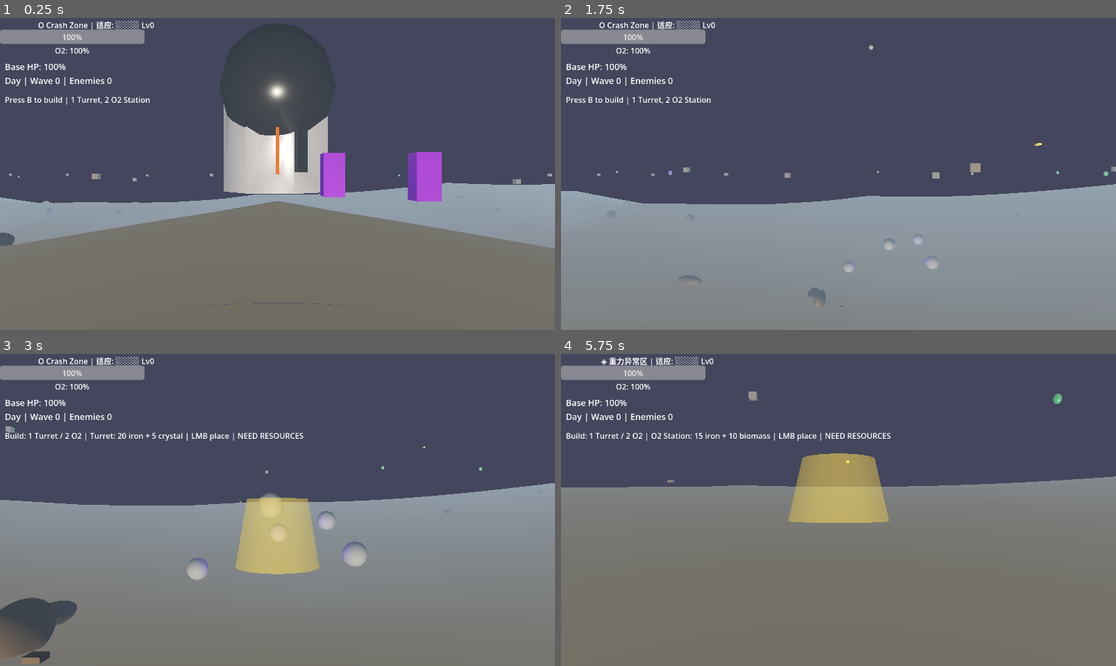
Above: before the commit, frames 1-4 (two rows, left to right).
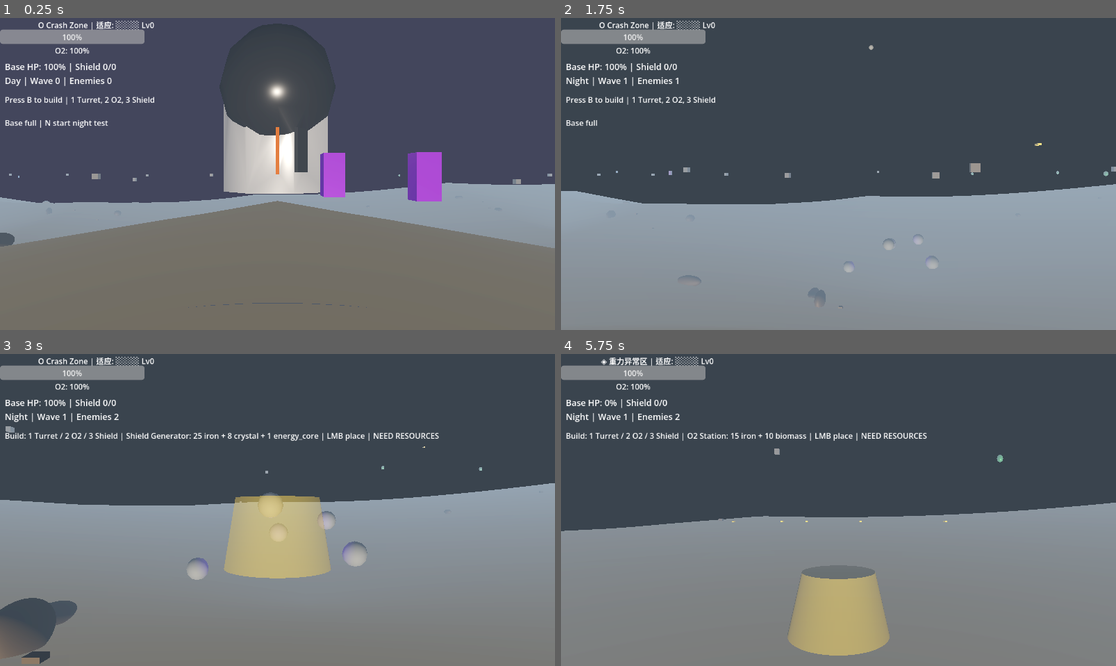
Above: after the commit, the same moments.

Repository: qnctx/star-abyss-game
Game: Godot game, scene res://scenes/main.tscn
Same seed, same stepped clock (60 frames per second), same inputs: the game is played once before the commit and once after it.
Inputs (mouse positions are in pixels of both pictures, inside the frame that each line leads up to):
- Up to frame 1 (0.25 s): no input
- Up to frame 2 (1.75 s): tap B (build_mode) at 0.5 s; move the mouse to (866, 174) at 0.52 s; hold B (build_mode) 0.53-1.28 s; hold W (move_forward) from 0.53 s (still down); click (866, 174) at 0.67 s; tap Space (jump) at 0.77, 1.52 s; tap E (interact) at 0.8, 1.35 s; move the mouse to (810, 174) at 1.27 s; tap N (night_test, bound only after the commit) at 1.55 s
- Up to frame 3 (3 s): keep holding W (move_forward); tap B (build_mode) at 2 s; move the mouse to (288, 503) at 2.02 s; hold N (night_test, bound only after the commit) 2.03-2.78 s; tap 3 at 2.3, 2.85 s; move the mouse to (271, 516) at 2.77 s; click (271, 516) at 2.92 s
- Up to frame 4 (5.75 s): keep holding W (move_forward); tap Space (jump) at 3.02, 3.77, 4.52 s; tap 2 at 3.05, 3.6 s; move the mouse to (877, 513) at 3.52 s; hold B (build_mode) 3.53-4.28 s; move the mouse to (794, 506) at 4.27 s; tap B (build_mode) at 4.35 s; tap E (interact) at 4.55 s; move the mouse to (844, 510) at 5.02 s; hold N (night_test, bound only after the commit) from 5.03 s (still down); tap Ctrl (crouch) at 5.1 s; click (844, 510) at 5.17 s

The runs differ from the first frame. In frame 1, 0.3% of the frame differs, in the area x 0-28%, y 14-36%; in frame 2, 0.5%; in frame 3, 2.4%; in frame 4, 52%, in the area x 0-100%, y 12-100%.

Commit message:
Add base repair and shield defense loop

Diff:
--- a/src/project.godot
+++ b/src/project.godot
@@ -118,3 +118,8 @@
 "events": [Object(InputEventKey,"resource_local_to_scene":false,"resource_name":"","device":-1,"window_id":0,"alt_press …(191 unchanged characters)…
 ]
 }
+night_test={
+"deadzone": 0.2,
+"events": [Object(InputEventKey,"resource_local_to_scene":false,"resource_name":"","device":-1,"window_id":0,"alt_pressed":false,"shift_pressed":false,"ctrl_pressed":false,"meta_pressed":false,"pressed":false,"keycode":0,"physical_keycode":78,"key_label":0,"unicode":110,"location":0,"echo":false,"script":null)
+]
+}
--- a/src/scenes/main.tscn
+++ b/src/scenes/main.tscn
@@ -11,6 +11,7 @@
 [ext_resource type="Script" path="res://scripts/teleport_manager.gd" id="16_teleport_manager"]
 [ext_resource type="Script" path="res://scripts/build_manager.gd" id="18_build_manager"]
 [ext_resource type="Script" path="res://scripts/combat_hud.gd" id="19_combat_hud"]
+[ext_resource type="Script" path="res://scripts/base_interaction.gd" id="20_base_interaction"]
 
 [sub_resource type="Environment" id="Environment_main"]
 background_mode = 1
@@ -231,3 +232,6 @@
 
 [node name="BuildManager" type="Node3D" parent="."]
 script = ExtResource("18_build_manager")
+
+[node name="BaseInteraction" type="Node" parent="."]
+script = ExtResource("20_base_interaction")
--- /dev/null
+++ b/src/scripts/base_interaction.gd
@@ -0,0 +1,48 @@
+extends Node
+
+const REPAIR_RADIUS: float = 5.0
+
+
+func _input(event: InputEvent) -> void:
+	if _is_night_test_pressed(event):
+		if GameManager.force_start_night():
+			get_viewport().set_input_as_handled()
+		return
+
+	if _is_interact_pressed(event) and is_player_near_base():
+		if GameManager.repair_base():
+			get_viewport().set_input_as_handled()
+
+
+func is_player_near_base() -> bool:
+	var player := get_tree().get_first_node_in_group("player") as Node3D
+	if not player:
+		return false
+
+	var player_pos := player.global_position
+	var base_pos := WorldGenerator.base_position
+	player_pos.y = 0.0
+	base_pos.y = 0.0
+	return player_pos.distance_to(base_pos) <= REPAIR_RADIUS
+
+
+func get_repair_hint() -> String:
+	if not is_player_near_base():
+		return ""
+	if GameManager.base_health >= GameManager.MAX_BASE_HEALTH:
+		return "Base full"
+	if GameManager.can_repair_base():
+		return "Near base: E repair (%s)" % GameManager.get_base_repair_cost_text()
+	return "Need %s to repair base" % GameManager.get_base_repair_cost_text()
+
+
+func _is_interact_pressed(event: InputEvent) -> bool:
+	return event.is_action_pressed("interact") or _is_physical_key_pressed(event, KEY_E)
+
+
+func _is_night_test_pressed(event: InputEvent) -> bool:
+	return event.is_action_pressed("night_test") or _is_physical_key_pressed(event, KEY_N)
+
+
+func _is_physical_key_pressed(event: InputEvent, keycode: Key) -> bool:
+	return event is InputEventKey and event.pressed and not event.echo and event.physical_keycode == keycode
--- a/src/scripts/build_manager.gd
+++ b/src/scripts/build_manager.gd
@@ -2,14 +2,17 @@
 
 const TURRET_SCENE := preload("res://scenes/turret.tscn")
 const O2_STATION_SCRIPT := preload("res://scripts/o2_station.gd")
+const SHIELD_GENERATOR_SCRIPT := preload("res://scripts/shield_generator.gd")
 const TURRET_COST := {"iron": 20, "void_crystal": 5}
 const O2_STATION_COST := {"iron": 15, "biomass": 10}
+const SHIELD_GENERATOR_COST := {"iron": 25, "void_crystal": 8, "energy_core": 1}
 const PLACEMENT_RANGE: float = 18.0
 const BUILD_DISTANCE: float = 6.0
 const MIN_BASE_DISTANCE: float = 2.5
 const MIN_STRUCTURE_DISTANCE: float = 2.0
 const BUILD_TURRET: String = "turret"
 const BUILD_O2_STATION: String = "o2_station"
+const BUILD_SHIELD_GENERATOR: String = "shield_generator"
 
 var build_mode: bool = false
 var selected_building: String = BUILD_TURRET
@@ -42,6 +45,9 @@
 		get_viewport().set_input_as_handled()
 	elif event is InputEventKey and event.pressed and event.physical_keycode == KEY_2:
 		_select_building(BUILD_O2_STATION)
+		get_viewport().set_input_as_handled()
+	elif event is InputEventKey and event.pressed and event.physical_keycode == KEY_3:
+		_select_building(BUILD_SHIELD_GENERATOR)
 		get_viewport().set_input_as_handled()
 	elif event is InputEventMouseButton and event.pressed:
 		if event.button_index == MOUSE_BUTTON_LEFT:
@@ -86,7 +92,11 @@
 		return
 
 	var mesh := CylinderMesh.new()
-	if selected_building == BUILD_O2_STATION:
+	if selected_building == BUILD_SHIELD_GENERATOR:
+		mesh.top_radius = 0.75
+		mesh.bottom_radius = 0.95
+		mesh.height = 1.25
+	elif selected_building == BUILD_O2_STATION:
 		mesh.top_radius = 0.65
 		mesh.bottom_radius = 0.9
 		mesh.height = 1.1
@@ -163,6 +173,8 @@
 
 
 func _instantiate_selected_structure() -> Node3D:
+	if selected_building == BUILD_SHIELD_GENERATOR:
+		return SHIELD_GENERATOR_SCRIPT.new()
 	if selected_building == BUILD_O2_STATION:
 		return O2_STATION_SCRIPT.new()
 
@@ -173,12 +185,16 @@
 
 
 func get_selected_cost() -> Dictionary:
+	if selected_building == BUILD_SHIELD_GENERATOR:
+		return SHIELD_GENERATOR_COST
 	if selected_building == BUILD_O2_STATION:
 		return O2_STATION_COST
 	return TURRET_COST
 
 
 func get_selected_label() -> String:
+	if selected_building == BUILD_SHIELD_GENERATOR:
+		return "Shield Generator"
 	if selected_building == BUILD_O2_STATION:
 		return "O2 Station"
 	return "Turret"
--- a/src/scripts/combat_hud.gd
+++ b/src/scripts/combat_hud.gd
@@ -2,6 +2,7 @@
 
 var _status_label: Label
 var _build_label: Label
+var _base_label: Label
 
 
 func _ready() -> void:
@@ -18,8 +19,15 @@
 	_build_label.add_theme_font_size_override("font_size", 16)
 	add_child(_build_label)
 
+	_base_label = Label.new()
+	_base_label.position = Vector2(10, 206)
+	_base_label.size = Vector2(560, 42)
+	_base_label.add_theme_font_size_override("font_size", 16)
+	add_child(_base_label)
+
 	if GameManager:
 		GameManager.base_health_changed.connect(_on_base_health_changed)
+		GameManager.base_shield_changed.connect(_on_base_shield_changed)
 		GameManager.wave_spawned.connect(_on_wave_spawned)
 		GameManager.enemies_alive_changed.connect(_on_enemies_alive_changed)
 		GameManager.day_started.connect(_refresh)
@@ -32,9 +40,14 @@
 
 func _process(_delta: float) -> void:
 	_refresh_build_hint()
+	_refresh_base_hint()
 
 
 func _on_base_health_changed(_health: float) -> void:
+	_refresh()
+
+
+func _on_base_shield_changed(_shield: float, _max_shield: float) -> void:
 	_refresh()
 
 
@@ -48,29 +61,45 @@
 
 func _on_resource_changed(_type: String, _amount: int) -> void:
 	_refresh_build_hint()
+	_refresh_base_hint()
 
 
 func _refresh() -> void:
 	if not GameManager:
 		return
 	var phase := "Night" if GameManager.is_night else "Day"
-	_status_label.text = "Base HP: %d%%\n%s | Wave %d | Enemies %d" % [
+	_status_label.text = "Base HP: %d%% | Shield %d/%d\n%s | Wave %d | Enemies %d" % [
 		roundi(GameManager.base_health),
+		roundi(GameManager.base_shield),
+		roundi(GameManager.max_base_shield),
 		phase,
 		GameManager.wave_number,
 		GameManager.enemies_alive
 	]
 	_refresh_build_hint()
+	_refresh_base_hint()
 
 
 func _refresh_build_hint() -> void:
 	var build_manager := get_tree().current_scene.get_node_or_null("BuildManager") if get_tree().current_scene else null
 	if build_manager and build_manager.build_mode:
 		var afford := InventoryManager.has_resources(build_manager.get_selected_cost()) if InventoryManager else false
-		_build_label.text = "Build: 1 Turret / 2 O2 | %s: %s | LMB place | %s" % [
+		_build_label.text = "Build: 1 Turret / 2 O2 / 3 Shield | %s: %s | LMB place | %s" % [
 			build_manager.get_selected_label(),
 			build_manager.get_selected_cost_text(),
 			"READY" if afford else "NEED RESOURCES"
 		]
 	else:
-		_build_label.text = "Press B to build | 1 Turret, 2 O2 Station"
+		_build_label.text = "Press B to build | 1 Turret, 2 O2, 3 Shield"
+
+
+func _refresh_base_hint() -> void:
+	var base_interaction := get_tree().current_scene.get_node_or_null("BaseInteraction") if get_tree().current_scene else null
+	var parts: Array[String] = []
+	if base_interaction:
+		var repair_hint: String = base_interaction.get_repair_hint()
+		if repair_hint:
+			parts.append(repair_hint)
+	if GameManager and not GameManager.is_night:
+		parts.append("N start night test")
+	_base_label.text = " | ".join(parts)
--- a/src/scripts/game_manager.gd
+++ b/src/scripts/game_manager.gd
@@ -4,44 +4,72 @@
 signal day_started()
 signal wave_spawned(wave_number: int)
 signal base_health_changed(health: float)
+signal base_shield_changed(shield: float, max_shield: float)
 signal enemies_alive_changed(count: int)
 
 var is_night: bool = false
 var wave_number: int = 0
 var enemies_alive: int = 0
 var base_health: float = 100.0
-
+var base_shield: float = 0.0
+var max_base_shield: float = 0.0
+var _cycle_token: int = 0
+
+const MAX_BASE_HEALTH: float = 100.0
 const DAY_DURATION: float = 960.0   # 16分钟白天
 const NIGHT_DURATION: float = 480.0  # 8分钟夜晚
 const ENEMIES_PER_WAVE_BASE: int = 3
 const ENEMIES_PER_WAVE_INCREMENT: int = 2
+const BASE_REPAIR_COST := {"iron": 10, "biomass": 5}
+const BASE_REPAIR_AMOUNT: float = 25.0
+const SHIELD_RECHARGE_RATE: float = 3.0
 
 
 func _ready():
+	set_process(true)
 	start_day()
 
 
+func _process(delta: float) -> void:
+	if max_base_shield <= 0.0 or base_shield >= max_base_shield:
+		return
+	base_shield = minf(max_base_shield, base_shield + SHIELD_RECHARGE_RATE * delta)
+	base_shield_changed.emit(base_shield, max_base_shield)
+
+
 func start_day():
+	_cycle_token += 1
+	var token := _cycle_token
 	is_night = false
 	wave_number = 0
 	enemies_alive = 0
 	enemies_alive_changed.emit(enemies_alive)
 	base_health_changed.emit(base_health)
+	base_shield_changed.emit(base_shield, max_base_shield)
 	# Restore daylight environment settings
 	_apply_night_darkening(false)
 	day_started.emit()
 	spawn_resources()
 	await get_tree().create_timer(DAY_DURATION).timeout
+	if token != _cycle_token or is_night:
+		return
 	start_night()
 
 
 func start_night():
+	if is_night:
+		return
+	_cycle_token += 1
+	var token := _cycle_token
 	is_night = true
 	wave_number += 1
 	night_started.emit()
 	# Darken environment for night: reduce ambient light and thicken fog
 	_apply_night_darkening(true)
 	spawn_wave()
+	await get_tree().create_timer(NIGHT_DURATION).timeout
+	if token == _cycle_token and is_night:
+		start_day()
 
 
 func spawn_wave():
@@ -73,8 +101,6 @@
 		wave_number += 1
 		wave_spawned.emit(wave_number)
 		spawn_wave()
-	else:
-		start_day()
 
 
 func spawn_enemy(is_boss: bool = false, is_elite: bool = false):
@@ -116,10 +142,58 @@
 
 
 func _on_base_reached(damage: float):
-	base_health -= damage
+	var remaining_damage := damage
+	if base_shield > 0.0:
+		var absorbed := minf(base_shield, remaining_damage)
+		base_shield -= absorbed
+		remaining_damage -= absorbed
+		base_shield_changed.emit(base_shield, max_base_shield)
+	if remaining_damage <= 0.0:
+		return
+
+	base_health = maxf(0.0, base_health - remaining_damage)
 	base_health_changed.emit(base_health)
 	if base_health <= 0:
 		game_over()
+
+
+func can_repair_base() -> bool:
+	return base_health < MAX_BASE_HEALTH and InventoryManager.has_resources(BASE_REPAIR_COST)
+
+
+func repair_base() -> bool:
+	if base_health >= MAX_BASE_HEALTH:
+		return false
+	if not InventoryManager.has_resources(BASE_REPAIR_COST):
+		return false
+
+	InventoryManager.consume_resources(BASE_REPAIR_COST)
+	base_health = minf(MAX_BASE_HEALTH, base_health + BASE_REPAIR_AMOUNT)
+	base_health_changed.emit(base_health)
+	return true
+
+
+func force_start_night() -> bool:
+	if is_night:
+		return false
+	start_night()
+	return true
+
+
+func get_base_repair_cost_text() -> String:
+	return "10 iron + 5 biomass"
+
+
+func register_base_shield(amount: float) -> void:
+	max_base_shield += amount
+	base_shield = minf(max_base_shield, base_shield + amount)
+	base_shield_changed.emit(base_shield, max_base_shield)
+
+
+func unregister_base_shield(amount: float) -> void:
+	max_base_shield = maxf(0.0, max_base_shield - amount)
+	base_shield = minf(base_shield, max_base_shield)
+	base_shield_changed.emit(base_shield, max_base_shield)
 
 
 func spawn_resources():
--- /dev/null
+++ b/src/scripts/shield_generator.gd
@@ -0,0 +1,71 @@
+extends Node3D
+class_name ShieldGenerator
+
+const SHIELD_AMOUNT: float = 50.0
+
+var _registered: bool = false
+
+
+func _ready() -> void:
+	add_to_group("shield_generators")
+	add_to_group("built_structures")
+	_create_visuals()
+	GameManager.register_base_shield(SHIELD_AMOUNT)
+	_registered = true
+
+
+func _exit_tree() -> void:
+	if _registered and GameManager:
+		GameManager.unregister_base_shield(SHIELD_AMOUNT)
+		_registered = false
+
+
+func _create_visuals() -> void:
+	var pedestal := MeshInstance3D.new()
+	pedestal.name = "ShieldGeneratorPedestal"
+	var pedestal_mesh := CylinderMesh.new()
+	pedestal_mesh.top_radius = 0.55
+	pedestal_mesh.bottom_radius = 0.9
+	pedestal_mesh.height = 1.0
+	pedestal.mesh = pedestal_mesh
+	pedestal.material_override = _make_material(Color(0.35, 0.55, 1.0), 0.45)
+	add_child(pedestal)
+
+	var core := MeshInstance3D.new()
+	core.name = "ShieldGeneratorCore"
+	var core_mesh := SphereMesh.new()
+	core_mesh.radius = 0.42
+	core_mesh.height = 0.84
+	core.mesh = core_mesh
+	core.position = Vector3(0, 0.85, 0)
+	core.material_override = _make_material(Color(0.65, 0.9, 1.0), 0.75)
+	add_child(core)
+
+	var field := MeshInstance3D.new()
+	field.name = "ShieldGeneratorField"
+	var field_mesh := SphereMesh.new()
+	field_mesh.radius = 2.2
+	field_mesh.height = 4.4
+	field.mesh = field_mesh
+	field.scale.y = 0.45
+	field.position = Vector3(0, 0.8, 0)
+	field.material_override = _make_material(Color(0.35, 0.7, 1.0), 0.12)
+	add_child(field)
+
+	var light := OmniLight3D.new()
+	light.name = "ShieldGeneratorLight"
+	light.light_color = Color(0.55, 0.85, 1.0)
+	light.light_energy = 1.8
+	light.omni_range = 6.0
+	light.position = Vector3(0, 1.2, 0)
+	add_child(light)
+
+
+func _make_material(color: Color, alpha: float) -> StandardMaterial3D:
+	var mat := StandardMaterial3D.new()
+	mat.albedo_color = Color(color.r, color.g, color.b, alpha)
+	mat.emission_enabled = true
+	mat.emission = color
+	mat.emission_energy_multiplier = 0.75
+	mat.transparency = BaseMaterial3D.TRANSPARENCY_ALPHA
+	return mat
--- a/src/test_runner.gd
+++ b/src/test_runner.gd
@@ -21,6 +21,8 @@
         _test_turret_logic()
         _test_build_and_combat_ui()
         _test_inventory_manager()
+        _test_base_repair()
+        _test_base_shield()
         _test_serum_recipes()
 
         print("\n========================================")
@@ -177,6 +179,12 @@
         var o2_station_script = load("res://scripts/o2_station.gd")
         check("o2_station.gd loads", o2_station_script != null)
 
+        var base_interaction_script = load("res://scripts/base_interaction.gd")
+        check("base_interaction.gd loads", base_interaction_script != null)
+
+        var shield_generator_script = load("res://scripts/shield_generator.gd")
+        check("shield_generator.gd loads", shield_generator_script != null)
+
         var main_scene = load("res://scenes/main.tscn")
         check("main scene loads with build/combat nodes", main_scene != null)
         if not main_scene:
@@ -185,7 +193,76 @@
         var main = main_scene.instantiate()
         check("BuildManager node exists", main.get_node_or_null("BuildManager") != null)
         check("CombatHUD node exists", main.get_node_or_null("CombatHUD") != null)
+        check("BaseInteraction node exists", main.get_node_or_null("BaseInteraction") != null)
         main.free()
+
+
+func _test_base_repair() -> void:
+        print("\n[ Base repair ]")
+
+        var game_manager = _get_autoload("GameManager")
+        var inventory_manager = _get_autoload("InventoryManager")
+        check("GameManager autoload exists", game_manager != null)
+        check("InventoryManager autoload exists", inventory_manager != null)
+        if not game_manager or not inventory_manager:
+                return
+
+        var old_health: float = game_manager.base_health
+        var old_iron: int = inventory_manager.resources.get("iron", 0)
+        var old_biomass: int = inventory_manager.resources.get("biomass", 0)
+
+        game_manager.base_health = 50.0
+        inventory_manager.resources["iron"] = 10
+        inventory_manager.resources["biomass"] = 5
+        var repaired: bool = game_manager.repair_base()
+        check("repair_base succeeds when damaged and funded", repaired)
+        check_nearly(game_manager.base_health, 75.0, 0.01, "repair adds 25 base HP")
+        check("repair consumes iron", inventory_manager.resources.get("iron", -1) == 0)
+        check("repair consumes biomass", inventory_manager.resources.get("biomass", -1) == 0)
+
+        game_manager.base_health = game_manager.MAX_BASE_HEALTH
+        inventory_manager.resources["iron"] = 10
+        inventory_manager.resources["biomass"] = 5
+        var full_repair: bool = game_manager.repair_base()
+        check("repair_base fails at full health", not full_repair)
+        check("full health repair does not consume iron", inventory_manager.resources.get("iron", -1) == 10)
+        check("GameManager has force_start_night()", game_manager.has_method("force_start_night"))
+
+        game_manager.base_health = old_health
+        inventory_manager.resources["iron"] = old_iron
+        inventory_manager.resources["biomass"] = old_biomass
+
+
+func _test_base_shield() -> void:
+        print("\n[ Base shield ]")
+
+        var game_manager = _get_autoload("GameManager")
+        check("GameManager autoload exists", game_manager != null)
+        if not game_manager:
+                return
+
+        var old_health: float = game_manager.base_health
+        var old_shield: float = game_manager.base_shield
+        var old_max_shield: float = game_manager.max_base_shield
+
+        game_manager.base_health = 100.0
+        game_manager.base_shield = 0.0
+        game_manager.max_base_shield = 0.0
+        game_manager.register_base_shield(50.0)
+        check_nearly(game_manager.base_shield, 50.0, 0.01, "register shield fills shield")
+        check_nearly(game_manager.max_base_shield, 50.0, 0.01, "register shield raises max")
+
+        game_manager._on_base_reached(20.0)
+        check_nearly(game_manager.base_shield, 30.0, 0.01, "shield absorbs incoming damage first")
+        check_nearly(game_manager.base_health, 100.0, 0.01, "shield prevents base damage")
+
+        game_manager._on_base_reached(40.0)
+        check_nearly(game_manager.base_shield, 0.0, 0.01, "shield can be depleted")
+        check_nearly(game_manager.base_health, 90.0, 0.01, "overflow damage hits base")
+
+        game_manager.base_health = old_health
+        game_manager.base_shield = old_shield
+        game_manager.max_base_shield = old_max_shield
 
 
 func _test_serum_recipes() -> void:
Not shown: 1 places in src/scenes/main.tscn that only renumber resources
Not shown, changed: PROGRESS.md
Not shown, added: docs/TEST_PLAN.md
Not shown, changed: src/CONTEXT.md
